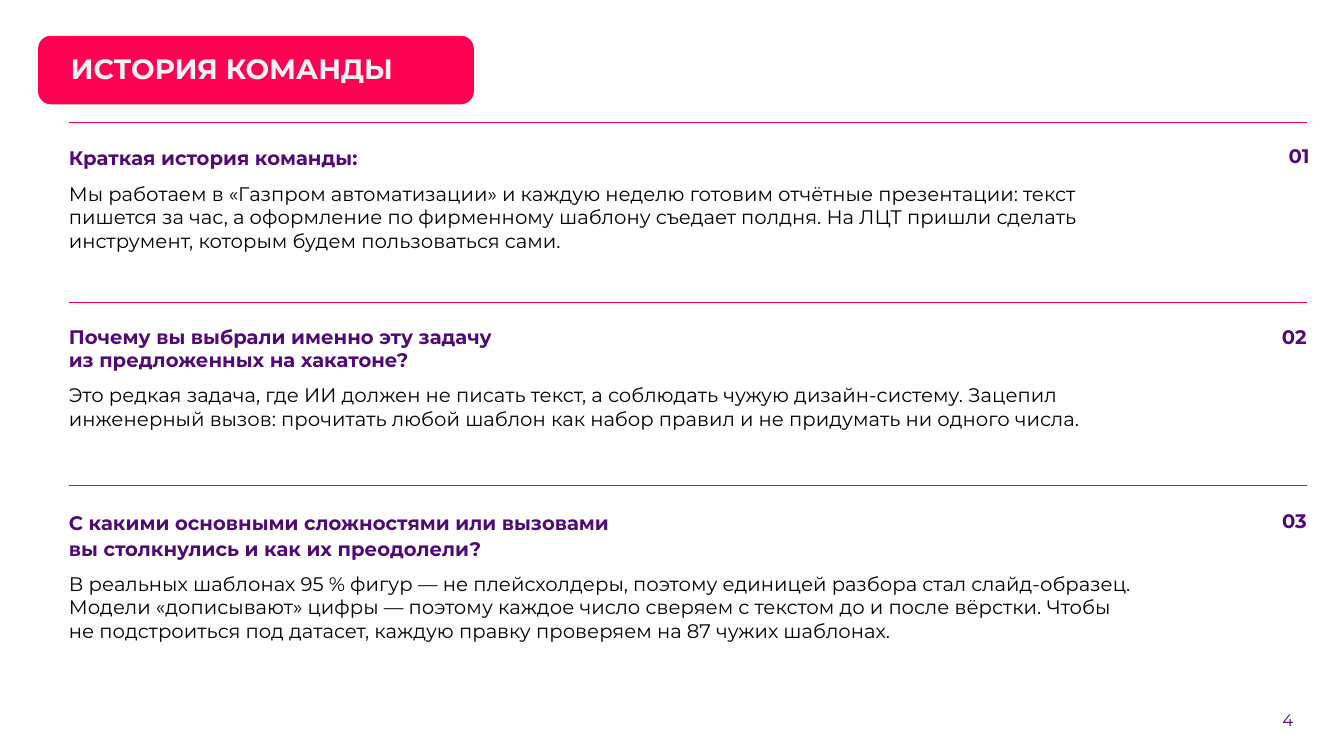
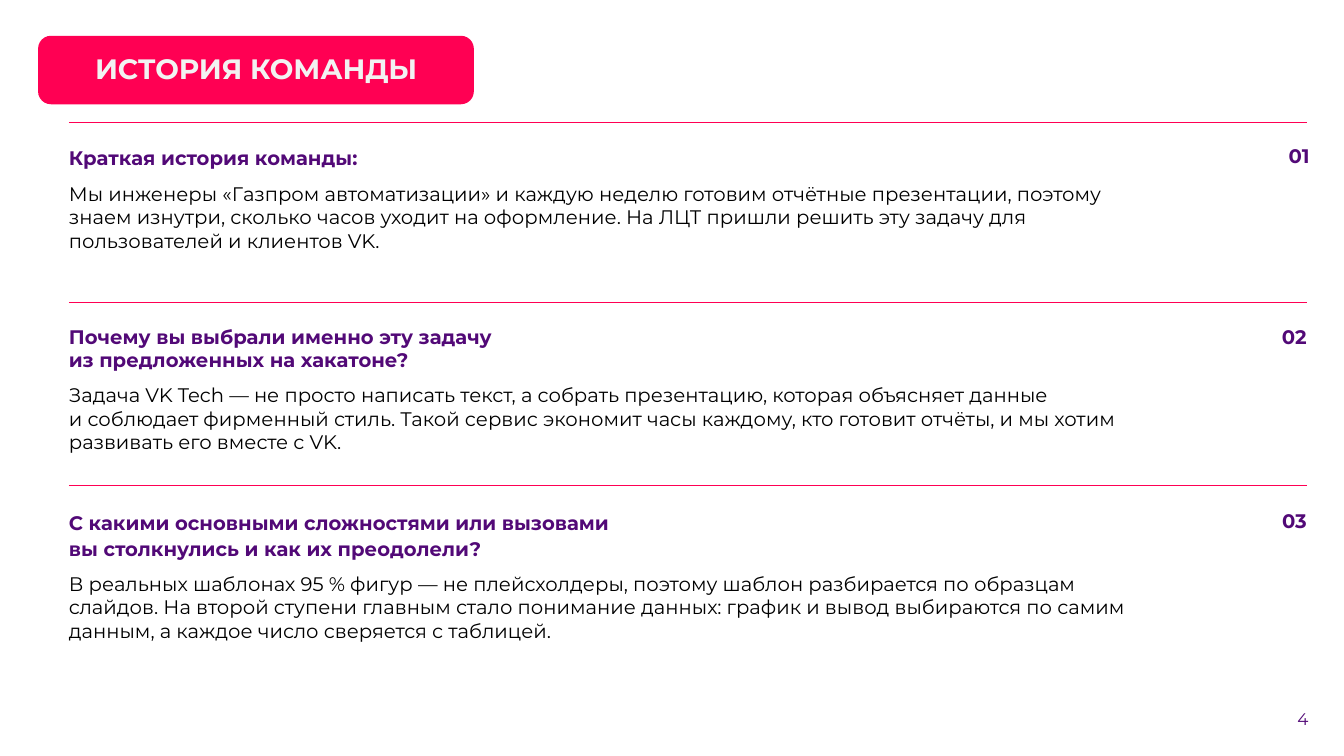
Before and after one commit to hl0pch1k/verstka, a slide deck: slide 4 of docs/presentation/verstka-pitch.pptx. Drawn at 1344x756 pixels with LibreOffice and Linux fonts; fonts in the diff are those of the drawing; background and template pictures are left out. Boxes give left, top, right and bottom in pixels: in the first picture for what was removed or moved away, otherwise in the second. Text is boxed around its words. In the diff, an @@ line names an element or a change of style, - is before the commit and + after.

Commit message:
Решение второй ступени по ссылкам первой: docs/presentation/verstka-pitch.pdf/.pptx — питч второй ступени (первый — verstka-pitch-stage1), examples/outputs открывается актуальными примерами

```diff
--- a/docs/presentation/verstka-pitch.pptx
+++ b/docs/presentation/verstka-pitch.pptx
@@ title "ИСТОРИЯ КОМАНДЫ": place and size @@
-title "ИСТОРИЯ КОМАНДЫ" at [71,59,393,83]
+title "ИСТОРИЯ КОМАНДЫ" at [95,59,417,83]
@@ title "ИСТОРИЯ КОМАНДЫ" at [95,59,417,83]: alignment left to centre; vertical alignment bottom to middle @@
@@ text at [69,187,1101,248]: text changed @@
-Мы работаем в «Газпром автоматизации» и каждую неделю готовим отчётные презентации: текст пишется за час, а оформление по фирменному шаблону съедает полдня. На ЛЦТ пришли сделать инструмент, которым будем пользоваться сами.
+Мы инженеры «Газпром автоматизации» и каждую неделю готовим отчётные презентации, поэтому знаем изнутри, сколько часов уходит на оформление. На ЛЦТ пришли решить эту задачу для пользователей и клиентов VK.
@@ text at [69,387,1114,453]: text changed @@
-Это редкая задача, где ИИ должен не писать текст, а соблюдать чужую дизайн-систему. Зацепил инженерный вызов: прочитать любой шаблон как набор правил и не придумать ни одного числа.
+Задача VK Tech — не просто написать текст, а собрать презентацию, которая объясняет данные и соблюдает фирменный стиль. Такой сервис экономит часы каждому, кто готовит отчёты, и мы хотим развивать его вместе с VK.
@@ text at [69,576,1124,642]: text changed @@
-В реальных шаблонах 95 % фигур — не плейсхолдеры, поэтому единицей разбора стал слайд-образец. Модели «дописывают» цифры — поэтому каждое число сверяем с текстом до и после вёрстки. Чтобы не подстроиться под датасет, каждую правку проверяем на 87 чужих шаблонах.
+В реальных шаблонах 95 % фигур — не плейсхолдеры, поэтому шаблон разбирается по образцам слайдов. На второй ступени главным стало понимание данных: график и вывод выбираются по самим данным, а каждое число сверяется с таблицей.
@@ page number at [1297,713,1308,725]: alignment centre to right @@
```
Also in this commit, not shown: 5 other slides changed, 13 slides added, 9 slides removed, 7 other files.
